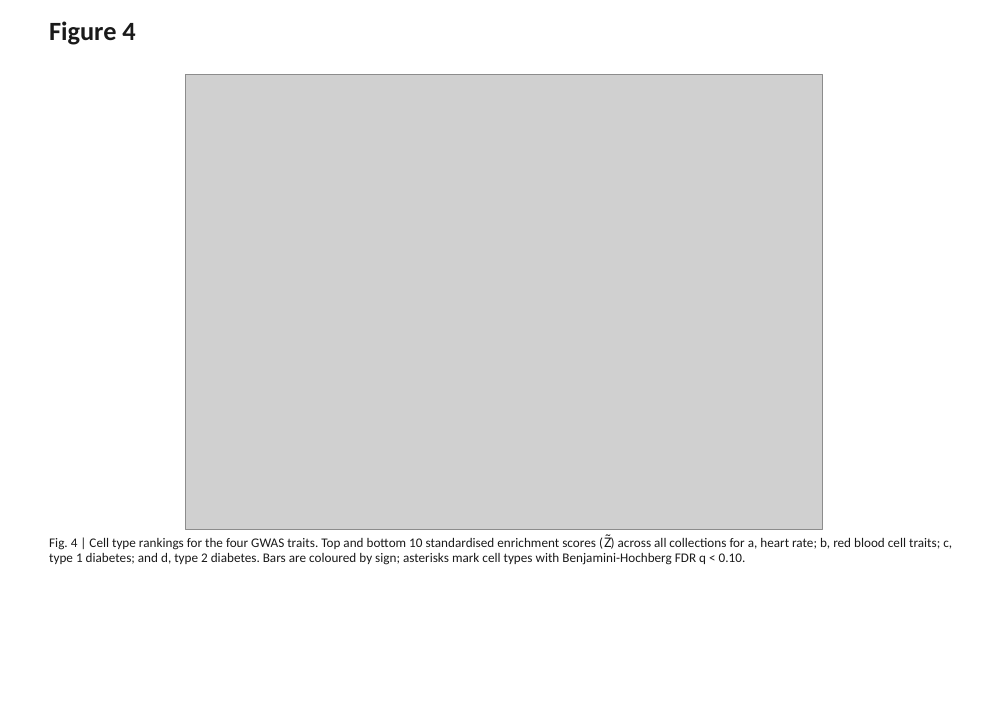
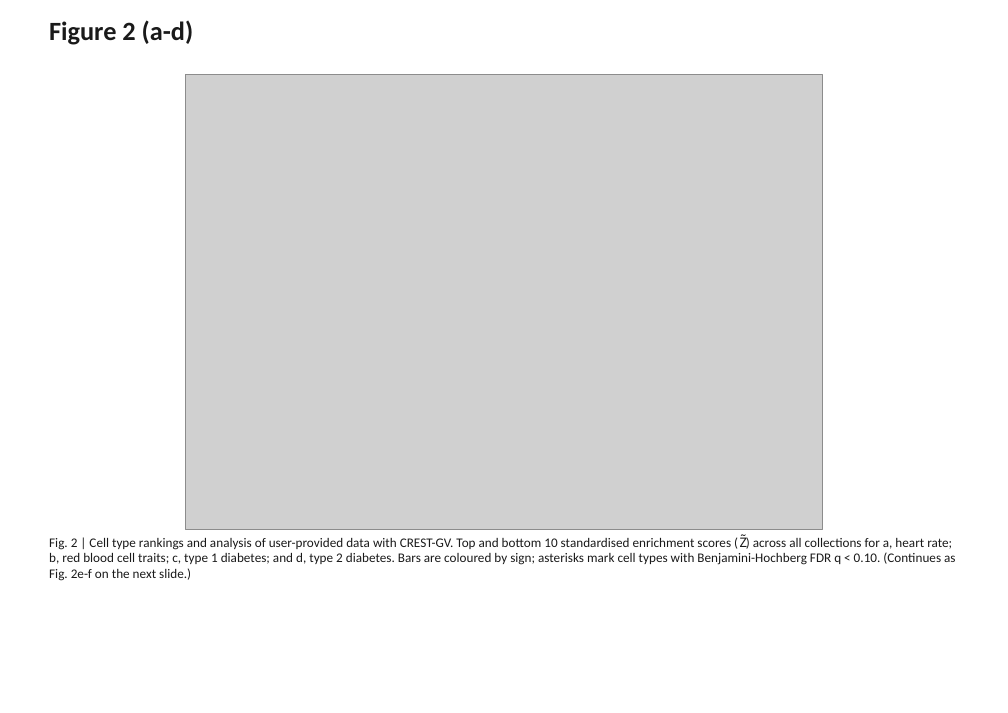
Before and after one commit to Genome-Function-Initiative-Oxford/CREST-GV, a slide deck: slide 4 of paper_analysis/figures/CREST-GV_main_figures.pptx. Drawn at 1008x713 pixels with LibreOffice and Linux fonts; fonts in the diff are those of the drawing; grey boxes stand for pictures. Boxes give left, top, right and bottom in pixels: in the first picture for what was removed or moved away, otherwise in the second. Text is boxed around its words. In the diff, an @@ line names an element or a change of style, - is before the commit and + after.

```diff
--- a/paper_analysis/figures/CREST-GV_main_figures.pptx
+++ b/paper_analysis/figures/CREST-GV_main_figures.pptx
@@ text at (49, 20, 194, 45): text changed @@
-Figure 4
+Figure 2 (a-d)
@@ text at (49, 534, 955, 581): text changed @@
-Fig. 4 | Cell type rankings for the four GWAS traits. Top and bottom 10 standardised enrichment scores (Z̃) across all collections for a, heart rate; b, red blood cell traits; c, type 1 diabetes; and d, type 2 diabetes. Bars are coloured by sign; asterisks mark cell types with Benjamini-Hochberg FDR q < 0.10.
+Fig. 2 | Cell type rankings and analysis of user-provided data with CREST-GV. Top and bottom 10 standardised enrichment scores (Z̃) across all collections for a, heart rate; b, red blood cell traits; c, type 1 diabetes; and d, type 2 diabetes. Bars are coloured by sign; asterisks mark cell types with Benjamini-Hochberg FDR q < 0.10. (Continues as Fig. 2e-f on the next slide.)
```
Also in this commit, not shown: 4 other slides changed, 13 other files.
